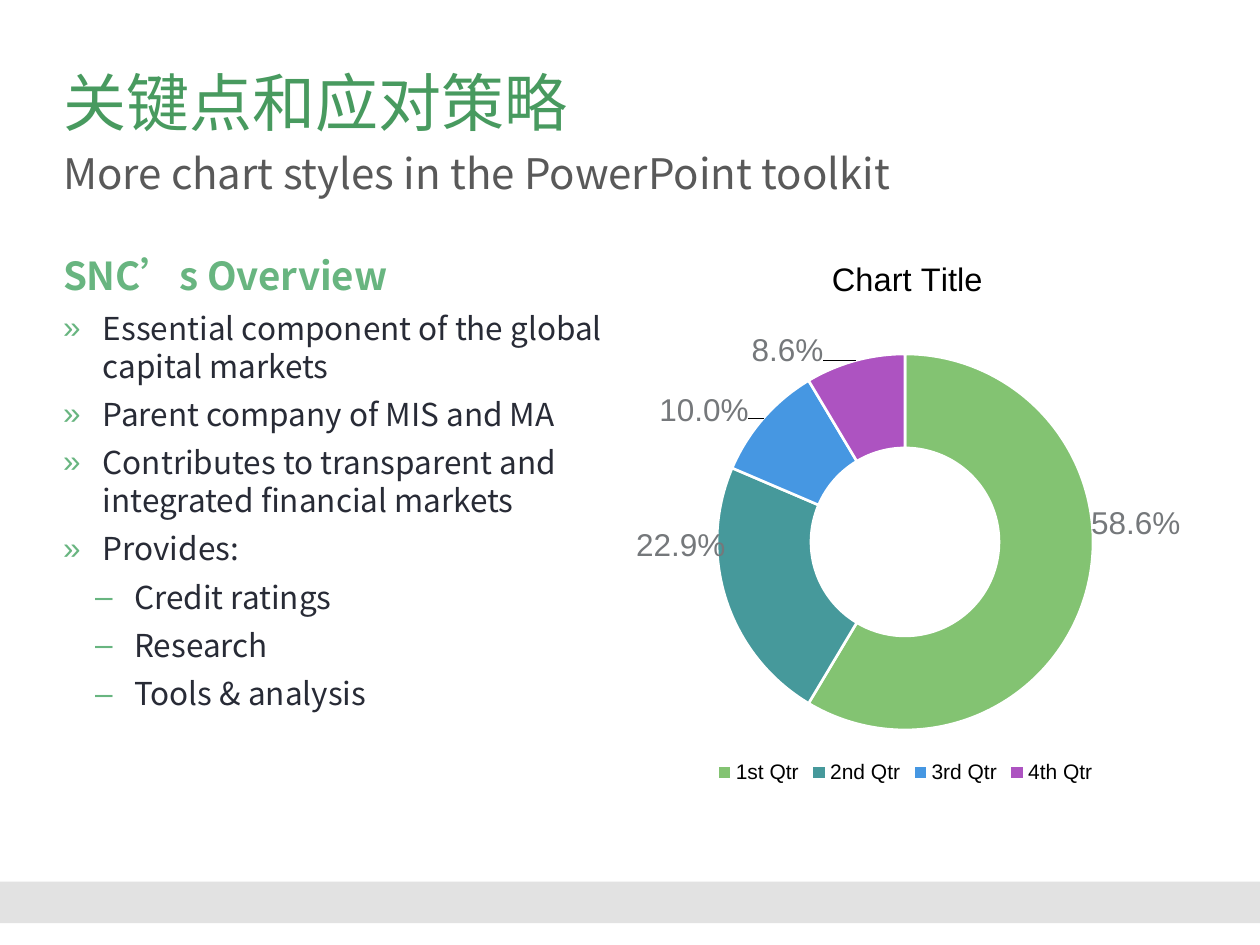
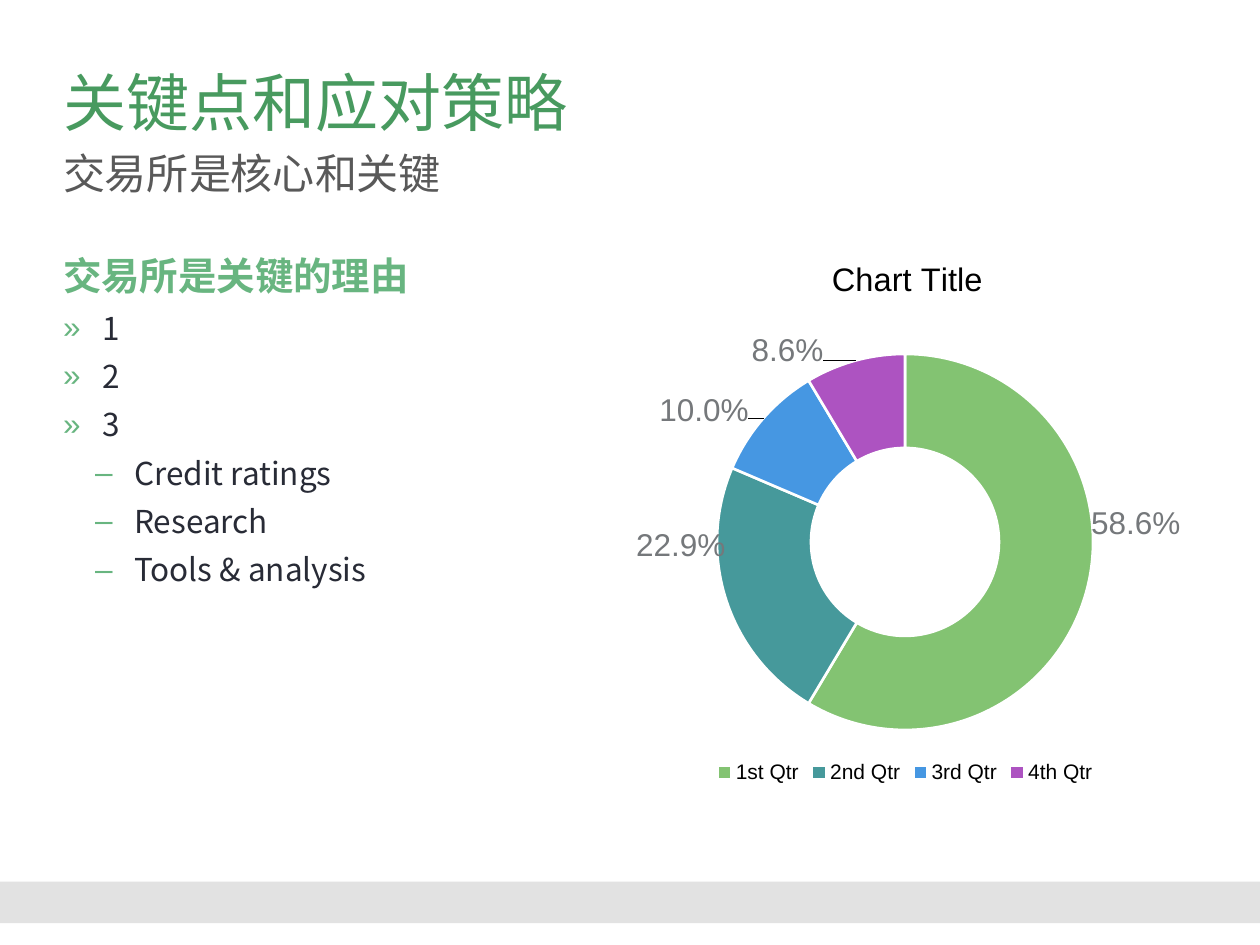
Before and after one commit to Catfeeds/DOC, a slide deck: slide 18 of 阿曼/proposal for Oman.pptx. Drawn at 1260x945 pixels with LibreOffice and Linux fonts; fonts in the diff are those of the drawing; background and template pictures are left out. Boxes give left, top, right and bottom in pixels: in the first picture for what was removed or moved away, otherwise in the second. Text is boxed around its words. In the diff, an @@ line names an element or a change of style, - is before the commit and + after.

```diff
--- a/阿曼/proposal for Oman.pptx
+++ b/阿曼/proposal for Oman.pptx
@@ text at bbox=[63, 153, 441, 193]: text changed @@
-More chart styles in the PowerPoint toolkit
+交易所是核心和关键
@@ text at bbox=[63, 257, 409, 437]: text changed; size 18 to 22 pt; text colour #282B36 to #68B580; bold on @@
-SNC’s Overview
-  » Essential component of the global capital markets
-  » Parent company of MIS and MA
-  » Contributes to transparent and integrated financial markets
-  » Provides:
+交易所是关键的理由
+  » 1
+  » 2
+  » 3
```
Also in this commit, not shown: 2 other slides changed, 2 slides added, 1 slide removed.
